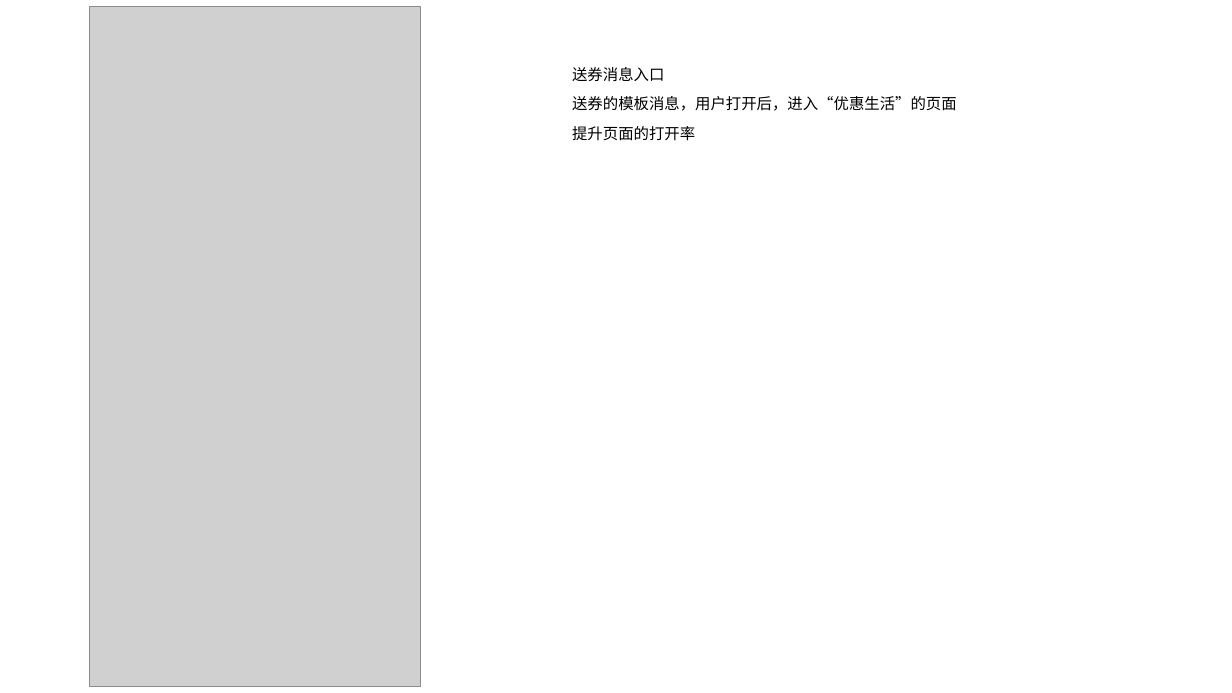
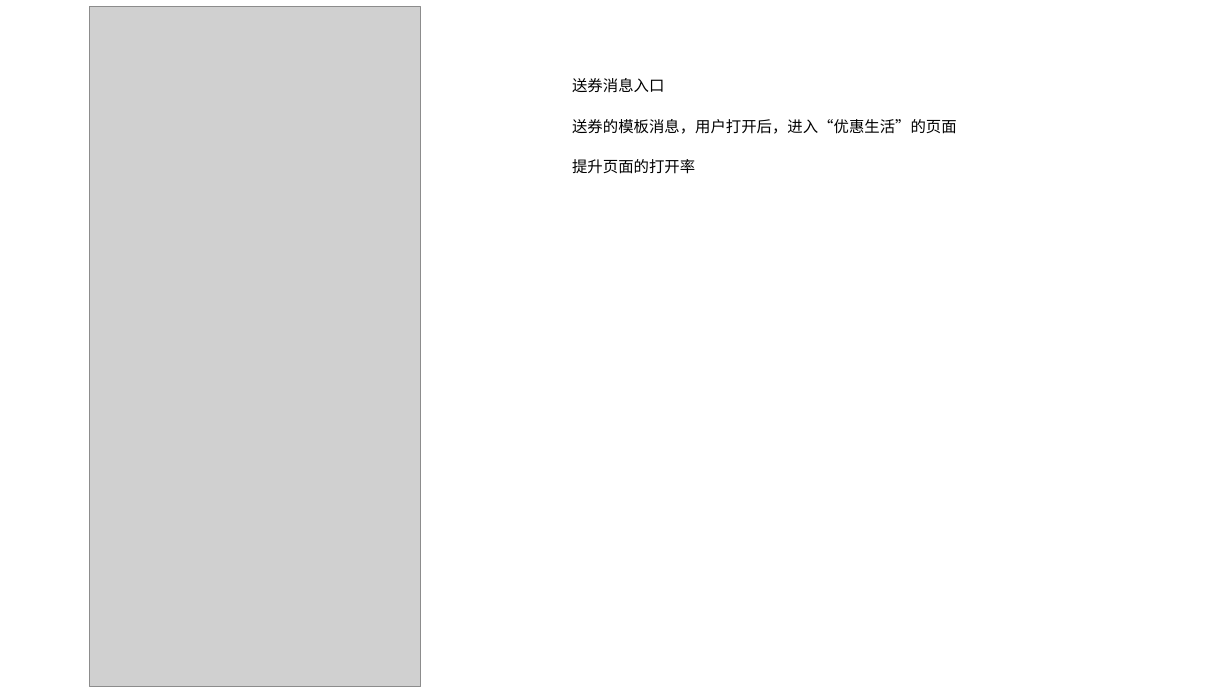
Before and after one commit to nixiaobing/kindpetro, a slide deck: slide 6 of product/冠德石油+/优惠生活/优惠生活的构想.pptx. Drawn at 1232x693 pixels with LibreOffice and Linux fonts; fonts in the diff are those of the drawing; grey boxes stand for pictures; background and template pictures are left out. Boxes give left, top, right and bottom in pixels: in the first picture for what was removed or moved away, otherwise in the second. Text is boxed around its words. In the diff, an @@ line names an element or a change of style, - is before the commit and + after.

```diff
--- a/product/冠德石油+/优惠生活/优惠生活的构想.pptx
+++ b/product/冠德石油+/优惠生活/优惠生活的构想.pptx
@@ text "送券消息入口" at (x1=572, y1=78, x2=957, y2=174): line spacing 0.9 to 1.5 @@
```
Also in this commit, not shown: 5 other slides changed.
